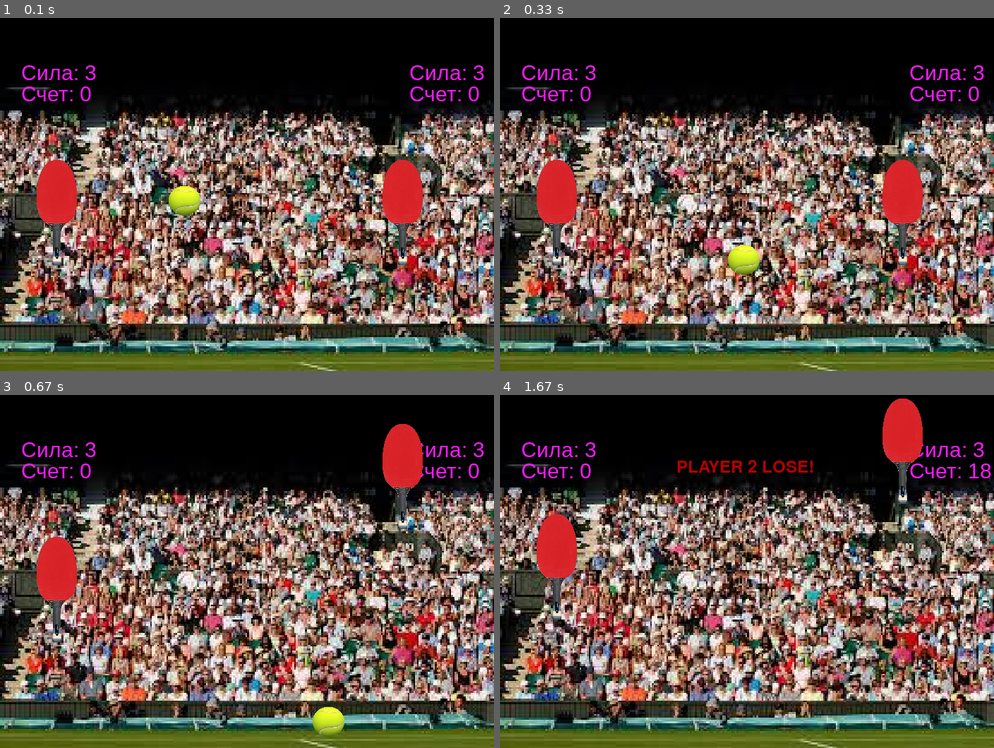
Above: before the commit, frames 1-4 (two rows, left to right).
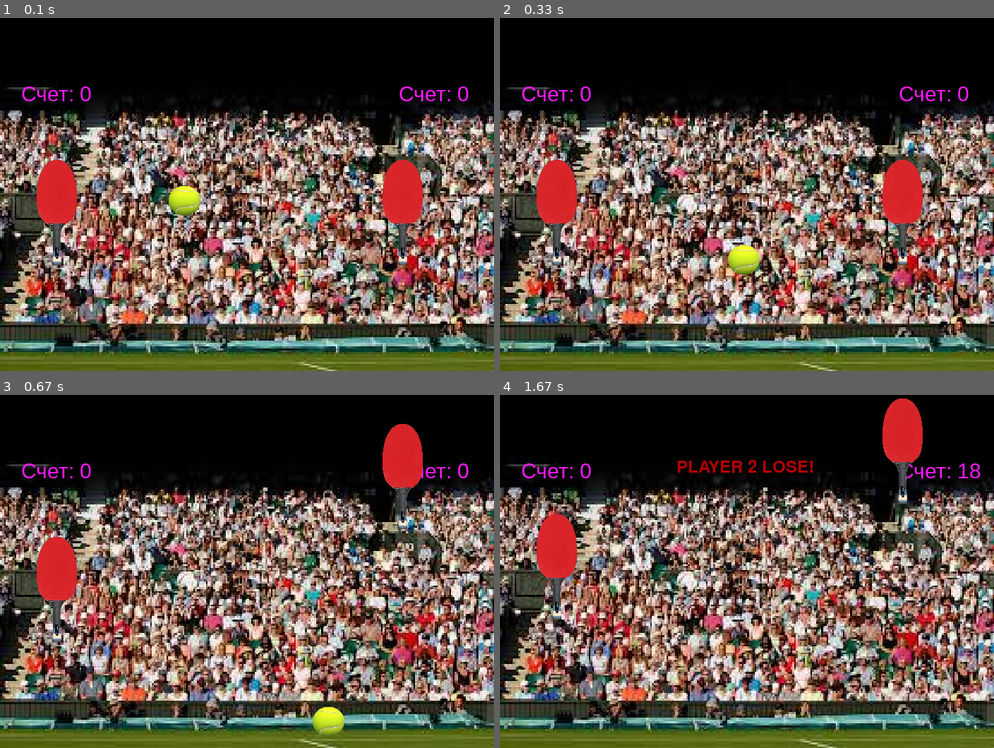
Above: after the commit, the same moments.

Repository: NIK-GET/pin_pong
Game: pygame game, started from from pygame import (1).py
Two runs of this game, one before a commit and one after it. Both use one fixed random seed, a clock stepped at 60 frames per second and the inputs below.
Inputs:
- Up to frame 1 (0.1 s): no input
- Up to frame 2 (0.33 s): no input
- Up to frame 3 (0.67 s): hold Up from 0.33 s (still down)
- Up to frame 4 (1.67 s): release Up at 0.8 s; hold Down 0.83-1.13 s; hold S 0.83-1.13 s; hold Up 1.17-1.53 s; hold W 1.17-1.53 s

The runs differ from the first frame. In frame 1, 0.7% of the frame differs, in the area x 4-98%, y 13-24%; in frame 2, 0.7%; in frame 3, 0.6%; in frame 4, 0.7%.

Commit message:
Update from pygame import  (1).py
v 3

Diff:
--- a/from pygame import  (1).py
+++ b/from pygame import  (1).py
@@ -1,5 +1,6 @@
 from pygame import *
 from random import randint
+# z
 
 speed_y = randint(2, 4)
 
@@ -19,7 +20,7 @@
 mixer.init()
 mixer.music.load('likovanie-publiki-27488.ogg')
 mixer.music.play()
-fire_sound = mixer.Sound('otskok-myacha.ogg')
+fire_sound = mixer.Sound('schelchok-zapuska-myacha.ogg')
 
 
 
@@ -45,21 +46,19 @@
            self.rect.y -= self.speed
        if keys[K_DOWN] and self.rect.y < win_height - 80:
            self.rect.y += self.speed
-       if keys[K_q] and self.rect.y < 350:
-            speed_x *= -1
-            speed_y *= 1
-            sila11 = sila11 - 1
    def update_l(self):
        keys = key.get_pressed()
        if keys[K_w] and self.rect.y > 5:
            self.rect.y -= self.speed
        if keys[K_s] and self.rect.y < win_height - 80:
            self.rect.y += self.speed
-       if keys[K_p] and rect.y > 350:
-            speed_x *= -1
-            speed_y *= 1
-            sila22 = sila22 - 1
 
+#class text(font):
+#    def __init__(self, text_speed):
+#        self.speed = text_speed
+#
+#
+#text = (оооооо, 1, (255, 25, 255), 5)
 
 class Sila(GameSprite):
     def sila1(self):
@@ -74,8 +73,6 @@
             speed_x *= -1
             speed_y *= 1
             sila22 = sila22 - 1
-
-
 
 
 
@@ -130,12 +127,12 @@
        text1 = font1.render("Счет: " + str(score1), 1, (255, 25, 255))
        window.blit(text1, (30, 90))
        text2 = font1.render("Счет: " + str(score2), 1, (255, 25, 255))
-       window.blit(text2, (580, 90))
+       window.blit(text2, (565, 90))
 
-       sila111 = font1.render("Сила: " + str(sila22), 1, (255, 25, 255))
-       window.blit(sila111, (30, 60))
-       sila222 = font1.render("Сила: " + str(sila11), 1, (255, 25, 255))
-       window.blit(sila222, (580, 60))
+    #   sila111 = font1.render("Сила: " + str(sila22), 1, (255, 25, 255))
+    #   window.blit(sila111, (30, 60))
+    #   sila222 = font1.render("Сила: " + str(sila11), 1, (255, 25, 255))
+    #   window.blit(sila222, (580, 60))
 
 
        if sprite.collide_rect(racket1, ball):
@@ -150,6 +147,9 @@
             speed_y *= 1
             score2 = score2 + 1
             fire_sound.play()
+
+
+
 
        #если мяч достигает границ экрана, меняем направление его движения
        if ball.rect.y > win_height-50 or ball.rect.y < 0:
@@ -170,16 +170,6 @@
            window.blit(lose2, (250, 90))
            game_over = True
 
-        # сила
-
-
-
-
-
-
-
-
-
 
 
        racket1.reset()
